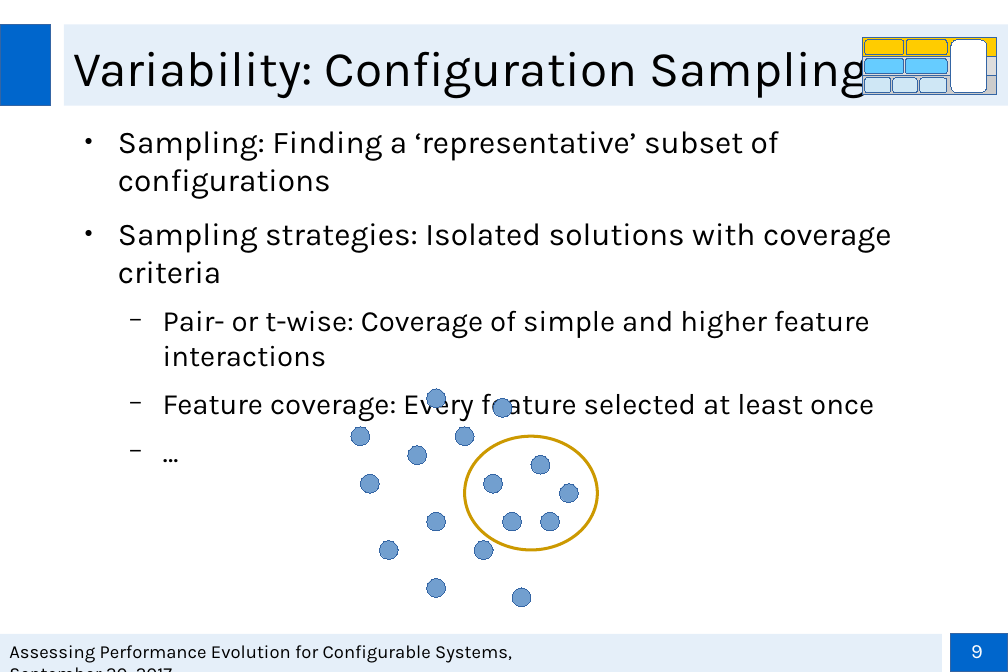
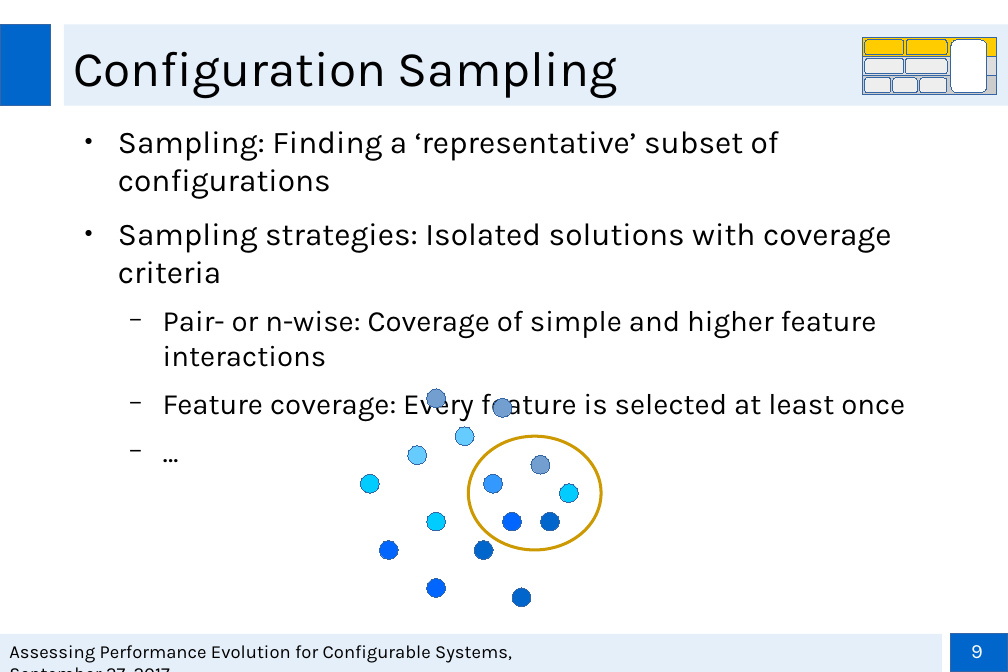
Before and after one commit to smba/msthesis, a slide deck: slide 9 of Presentations/Zwischenpräsentation_MA.odp. Drawn at 1008x672 pixels with LibreOffice and Linux fonts; fonts in the diff are those of the drawing; background and template pictures are left out. Boxes give left, top, right and bottom in pixels: in the first picture for what was removed or moved away, otherwise in the second. Text is boxed around its words. In the diff, an @@ line names an element or a change of style, - is before the commit and + after.

```diff
--- a/Presentations/Zwischenpräsentation_MA.odp
+++ b/Presentations/Zwischenpräsentation_MA.odp
@@ title at <box>73,51,617,98</box>: text changed @@
-Variability: Configuration Sampling
+Configuration Sampling
@@ rounded rectangle at <box>865,59,904,74</box>: fill #66CCFF to #EEEEEE @@
@@ rounded rectangle at <box>906,59,947,74</box>: fill #66CCFF to #EEEEEE @@
@@ fill #CFE7F5 to #EEEEEE in 3 elements at <box>865,78,890,93</box>, <box>893,78,918,93</box>, <box>920,78,946,93</box> @@
@@ text at <box>163,310,905,422</box>: text changed @@
-  − Pair- or t-wise: Coverage of simple and higher feature interactions
-  − Feature coverage: Every feature selected at least once
+  − Pair- or n-wise: Coverage of simple and higher feature interactions
+  − Feature coverage: Every feature is selected at least once
@@ ellipse removed at <box>351,427,370,446</box> @@
@@ ellipse at <box>408,446,427,465</box>: fill #729FCF to #66CCFF @@
@@ ellipse at <box>455,427,474,446</box>: fill #729FCF to #66CCFF @@
@@ ellipse: place and size @@
-ellipse at <box>465,436,597,550</box>
+ellipse at <box>468,436,601,550</box>
@@ ellipse at <box>484,474,503,493</box>: fill #729FCF to #3399FF @@
@@ fill #729FCF to #00CCFF in 3 elements at <box>360,474,379,493</box>, <box>427,512,446,531</box>, <box>559,484,578,503</box> @@
@@ fill #729FCF to #0066CC in 3 elements at <box>474,541,493,559</box>, <box>512,588,531,607</box>, <box>541,512,559,531</box> @@
@@ fill #729FCF to #0066FF in 3 elements at <box>503,512,522,531</box>, <box>379,541,398,559</box>, <box>427,578,446,597</box> @@
```
Also in this commit, not shown: 15 other slides changed, 1 slide added, 1 other file.
